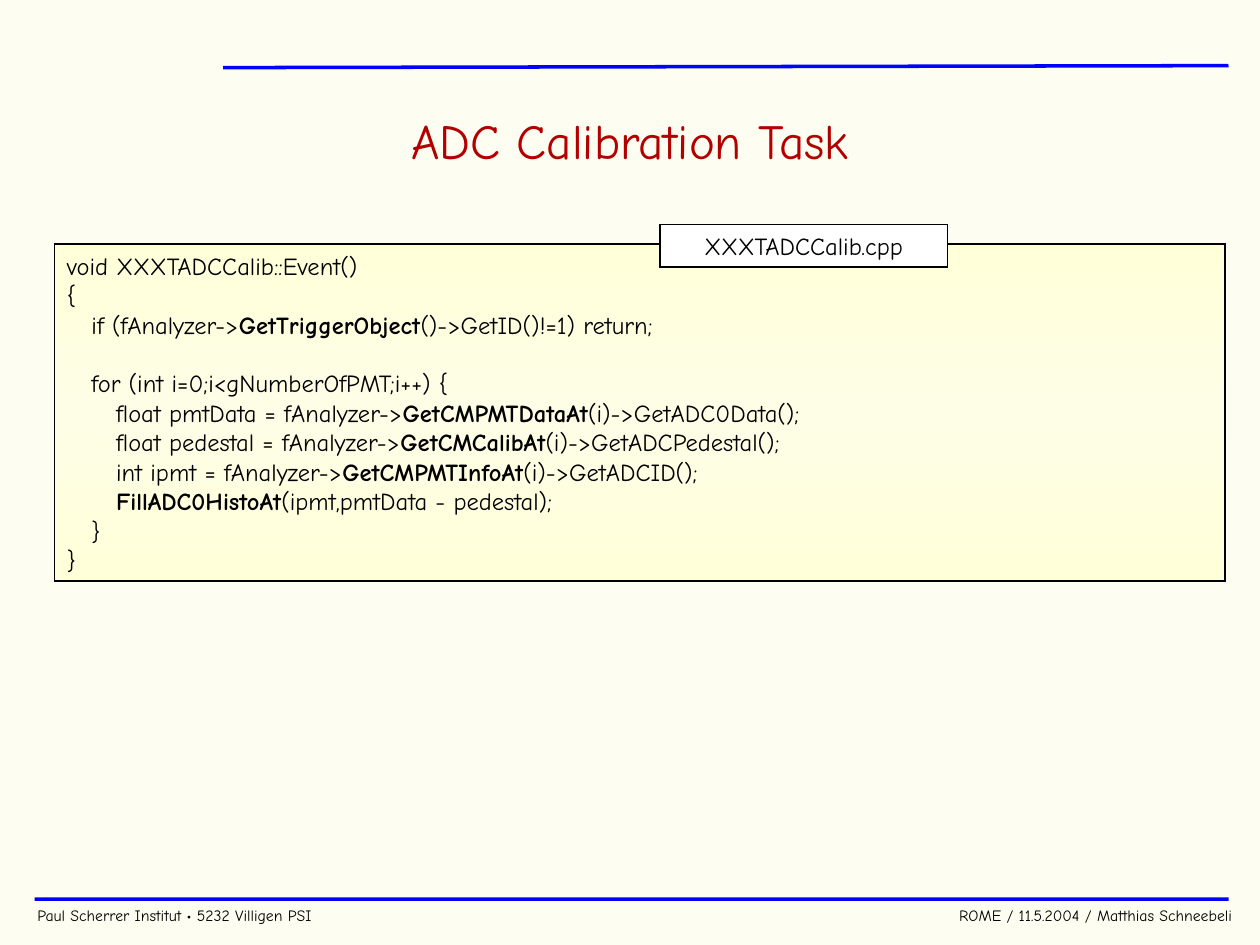
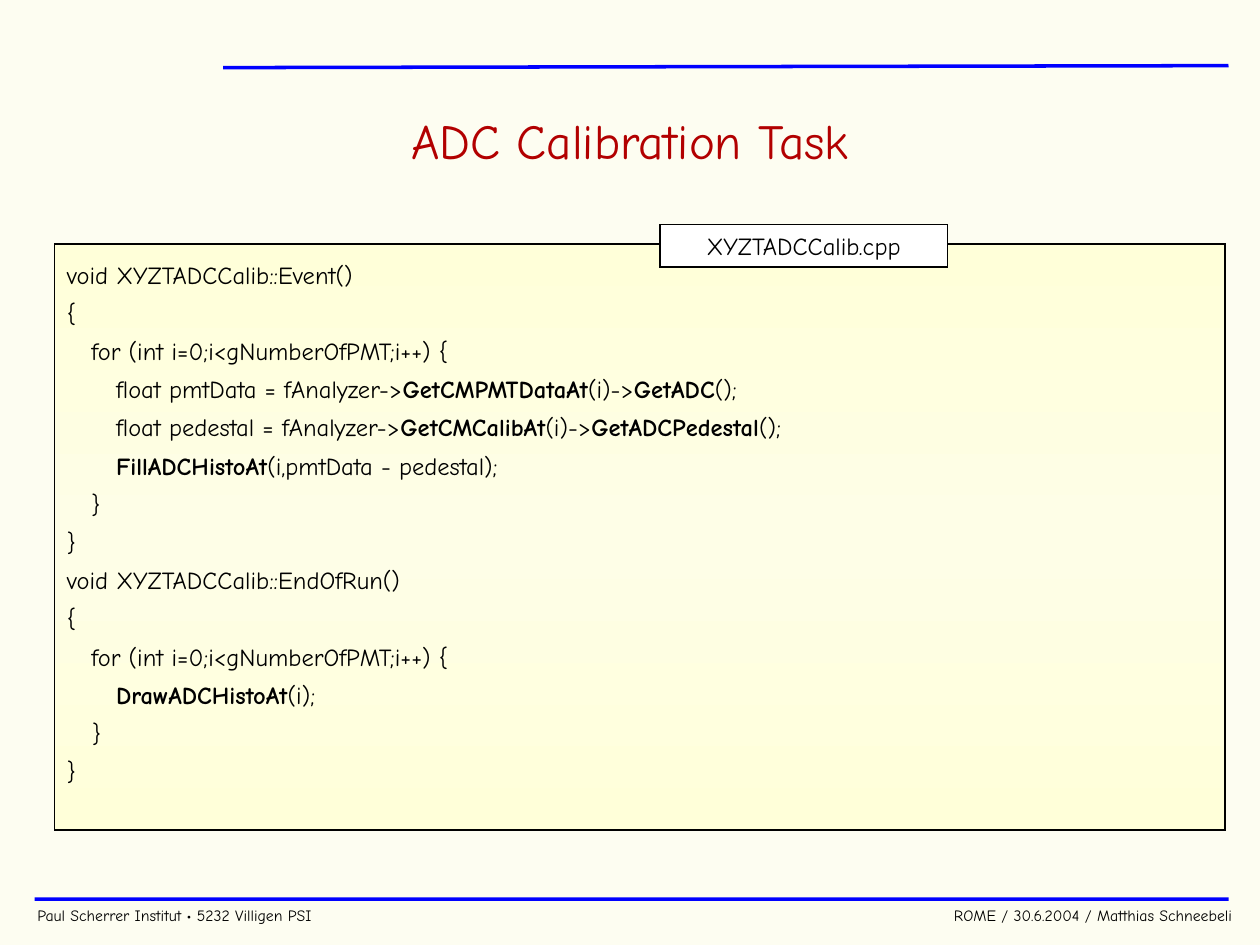
Before and after one commit to cjpl/rome, a slide deck: slide 30 of documentation/ROME.ppt (slide 25 before the commit). Drawn at 1260x945 pixels with LibreOffice and Linux fonts; fonts in the diff are those of the drawing; background and template pictures are left out. Boxes give left, top, right and bottom in pixels: in the first picture for what was removed or moved away, otherwise in the second. Text is boxed around its words. In the diff, an @@ line names an element or a change of style, - is before the commit and + after.

```diff
--- a/documentation/ROME.ppt
+++ b/documentation/ROME.ppt
@@ text in rectangle at (x1=707, y1=238, x2=901, y2=260): text changed @@
-XXXTADCCalib.cpp
+XYZTADCCalib.cpp
@@ rectangle "void XYZTADCCalib::Event()" resized from (x1=54, y1=244, x2=1225, y2=581) to (x1=54, y1=244, x2=1225, y2=830) @@
@@ text in rectangle at (x1=67, y1=265, x2=352, y2=287): text changed @@
-void XXXTADCCalib::Event()
+void XYZTADCCalib::Event()
@@ text in rectangle at (x1=91, y1=315, x2=652, y2=339): paragraph removed @@
-if (fAnalyzer->GetTriggerObject()->GetID()!=1) return;
@@ text in rectangle at (x1=91, y1=341, x2=781, y2=441): bold on in "fAnalyzer->GetCMCalibAt(i)->GetADCPedestal();"; line spacing 1 to 1.3 @@
@@ text in rectangle at (x1=116, y1=379, x2=737, y2=403): text changed @@
-float pmtData = fAnalyzer->GetCMPMTDataAt(i)->GetADC0Data();
+float pmtData = fAnalyzer->GetCMPMTDataAt(i)->GetADC();
@@ text in rectangle at (x1=116, y1=456, x2=498, y2=480): text changed @@
-int ipmt = fAnalyzer->GetCMPMTInfoAt(i)->GetADCID();
-FillADC0HistoAt(ipmt,pmtData - pedestal);
+FillADCHistoAt(i,pmtData - pedestal);
@@ text in rectangle at (x1=67, y1=570, x2=431, y2=707): paragraphs added @@
+void XYZTADCCalib::EndOfRun()
+{
+for (int i=0;i<gNumberOfPMT;i++) {
+DrawADCHistoAt(i);
+}
+}
@@ text at (x1=37, y1=910, x2=1232, y2=924): text changed @@
-Paul Scherrer Institut • 5232 Villigen PSI ROME / 11.5.2004 / Matthias Schneebeli
+Paul Scherrer Institut • 5232 Villigen PSI ROME / 30.6.2004 / Matthias Schneebeli
```
Also in this commit, not shown: 28 other slides changed, 5 slides added, 1 slide removed, 48 other files.
